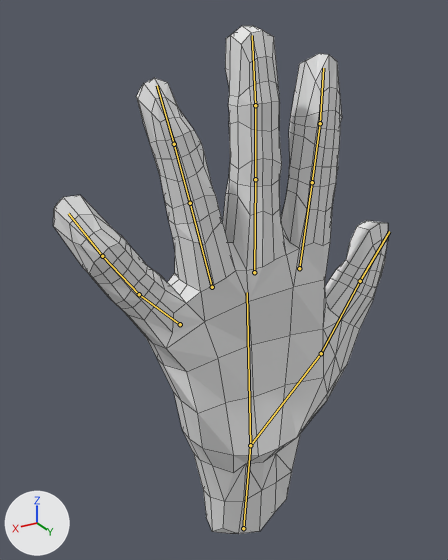
The Blender file Assets/mesh/hand_of_god.blend: old version first, new version second.
Before and after are seen from a camera (50 mm lens) standing at (5.24, 7.96, 4.92) and looking at (0.41, -0.08, 0.9). The axes (+X, +Y, +Z) are drawn at lower left. The lights are the same throughout. The bones that bend it are drawn over the model as lines. Mesh edges are drawn as thin lines.
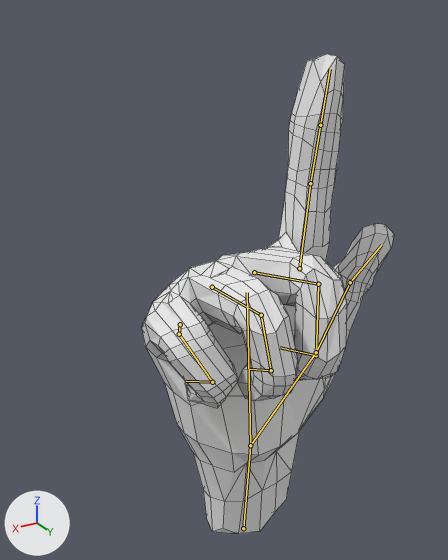
The newer file adds an action. The first version stands in its rest pose; the second is drawn at frame 100 of the action 'hand_point'.

The edits, one by one:
Bone 'index_base' (bone_index_base) turns from (0, 0, 0) to (-2, 0, -3) degrees about its own x, y and z.
Bone 'index_middle' (bone_index_middle) turns from (0, 0, 0) to (-1, -2, -3) degrees about its own x, y and z.
Bone 'index_end' (bone_index_end) moves from (0.0, 0.0, 0.0) to (0.16, -0.04, 0.0).
Bone 'index_end' (bone_index_end) turns from (0, 0, 0) to (-6, 0, 0) degrees about its own x, y and z.
Bone 'middle_base' (bone_middle_base) turns from (0, 0, 0) to (-78, 4, -3) degrees about its own x, y and z.
Bone 'middle_middle' (bone_middle_middle) turns from (0, 0, 0) to (-6, 9, 96) degrees about its own x, y and z.
Bone 'middle_end' (bone_middle_end) moves from (0.0, 0.0, 0.0) to (-0.35, -0.1, -0.01).
Bone 'middle_end' (bone_middle_end) turns from (0, 0, 0) to (-5, 1, 76) degrees about its own x, y and z.
Bone 'ring_base' (bone_ring_base) turns from (0, 0, 0) to (-84, 0, -6) degrees about its own x, y and z.
Bone 'ring_middle' (bone_ring_middle) turns from (0, 0, 0) to (-11, 19, 87) degrees about its own x, y and z.
Bone 'ring_end' (bone_ring_end) moves from (0.0, 0.0, 0.0) to (-0.12, -0.03, -0.01).
Bone 'ring_end' (bone_ring_end) turns from (0, 0, 0) to (-17, 6, 63) degrees about its own x, y and z.
Bone 'pinky_base' (bone_pinky_base) turns from (0, 0, 0) to (-58, -8, 4) degrees about its own x, y and z.
Bone 'pinky_middle' (bone_pinky_middle) turns from (0, 0, 0) to (-8, -1, 99) degrees about its own x, y and z.
Bone 'pinky_end' (bone_pinky_end) moves from (0.0, 0.0, 0.0) to (0.63, 0.15, 0.09).
Bone 'pinky_end' (bone_pinky_end) turns from (0, 0, 0) to (-20, -13, 96) degrees about its own x, y and z.
Bone 'thumb_base' (bone_thumb_base) turns from (0, 0, 0) to (-5, -1, 7) degrees about its own x, y and z.
Bone 'thumb_mid' (bone_thumb_mid) turns from (0, 0, 0) to (17, -10, -19) degrees about its own x, y and z.
Bone 'thumb_end' (bone_thumb_end) turns from (0, 0, 0) to (9, -17, -28) degrees about its own x, y and z.

Location of each change, (x1, y1, x2, y2) in pixels of the pictures (448 x 560 px):
'Plane', posed (25% narrower): before (53, 26, 388, 534); after (142, 54, 394, 534)
bone 'index_base', root to tip: before (299, 268) to (312, 182); after (299, 268) to (310, 183)
bone 'index_middle', root to tip: before (312, 182) to (320, 123); after (310, 183) to (320, 125)
bone 'index_end', root to tip: before (320, 123) to (323, 68); after (320, 125) to (330, 69)
bone 'middle_base', root to tip: before (254, 272) to (255, 179); after (254, 272) to (318, 284)
bone 'middle_middle', root to tip: before (255, 179) to (255, 105); after (318, 284) to (316, 355)
bone 'middle_end', root to tip: before (255, 105) to (252, 35); after (316, 355) to (279, 347)
bone 'ring_base', root to tip: before (212, 287) to (190, 203); after (212, 287) to (261, 315)
bone 'ring_middle', root to tip: before (190, 203) to (174, 144); after (261, 315) to (271, 370)
bone 'ring_end', root to tip: before (174, 144) to (157, 85); after (271, 370) to (248, 369)
bone 'pinky_base', root to tip: before (180, 324) to (139, 294); after (180, 324) to (179, 334)
bone 'pinky_middle', root to tip: before (139, 294) to (102, 256); after (179, 334) to (212, 382)
bone 'pinky_end', root to tip: before (102, 256) to (68, 213); after (212, 382) to (186, 381)
bone 'thumb_base', root to tip: before (250, 445) to (321, 353); after (250, 445) to (316, 352)
bone 'thumb_mid', root to tip: before (321, 353) to (360, 281); after (316, 352) to (350, 282)
bone 'thumb_end', root to tip: before (360, 281) to (389, 231); after (350, 282) to (381, 245)
